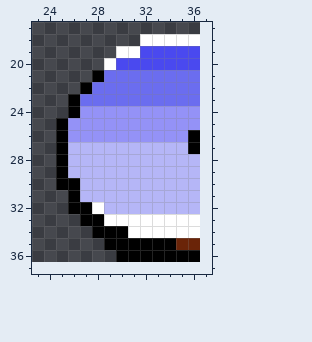
Two states of a pixel-art sprite, s1.png. Above is the file before it was changed.
The file is 37x37 pixels. Shown: x 23..37, y 17..37. The old version is drawn lined up with the new one, on the new canvas.
Now the later version:
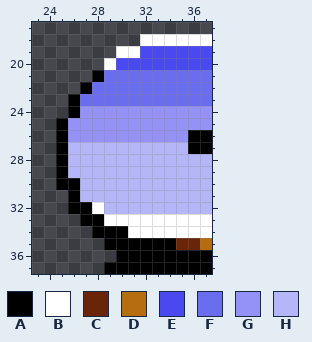
Palette (. is transparent): A #000000  B #ffffff  C #6a2408  D #b56d10  E #4a49ef  F #6b6def  G #9492f7  H #b5b6f7
Changes in this commit:
canvas 37x37 -> 38x38
y 18: x 37 . -> B
y 19..20: x 37 . -> E
y 21..23: x 37 . -> F
y 24..25: x 37 . -> G
y 26..27: x 37 . -> A
y 28..32: x 37 . -> H
y 33..34: x 37 . -> B
y 35: x 37 . -> D
y 36: x 37 . -> A
y 37: x 29..37 ......... -> AAAAAAAAA
Changed places in both pictures, as pixel boxes (x1, y1, x2, y2):
added: (104, 34, 212, 274)
